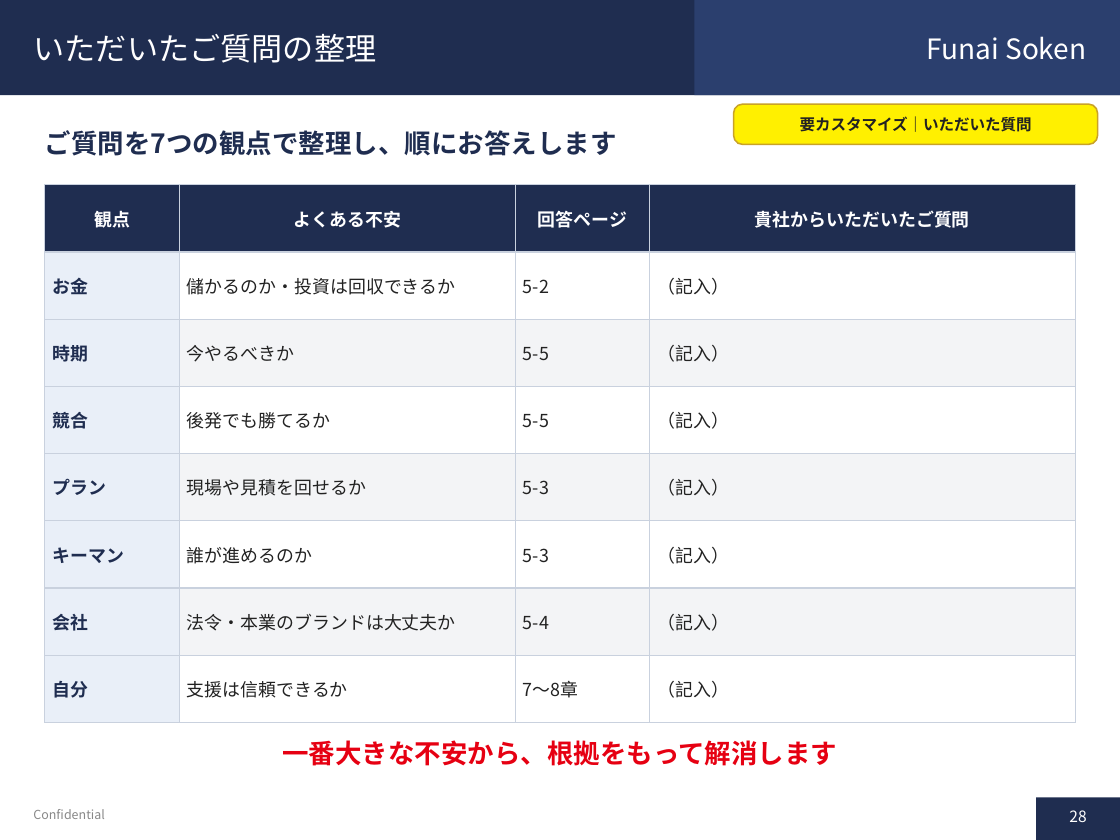
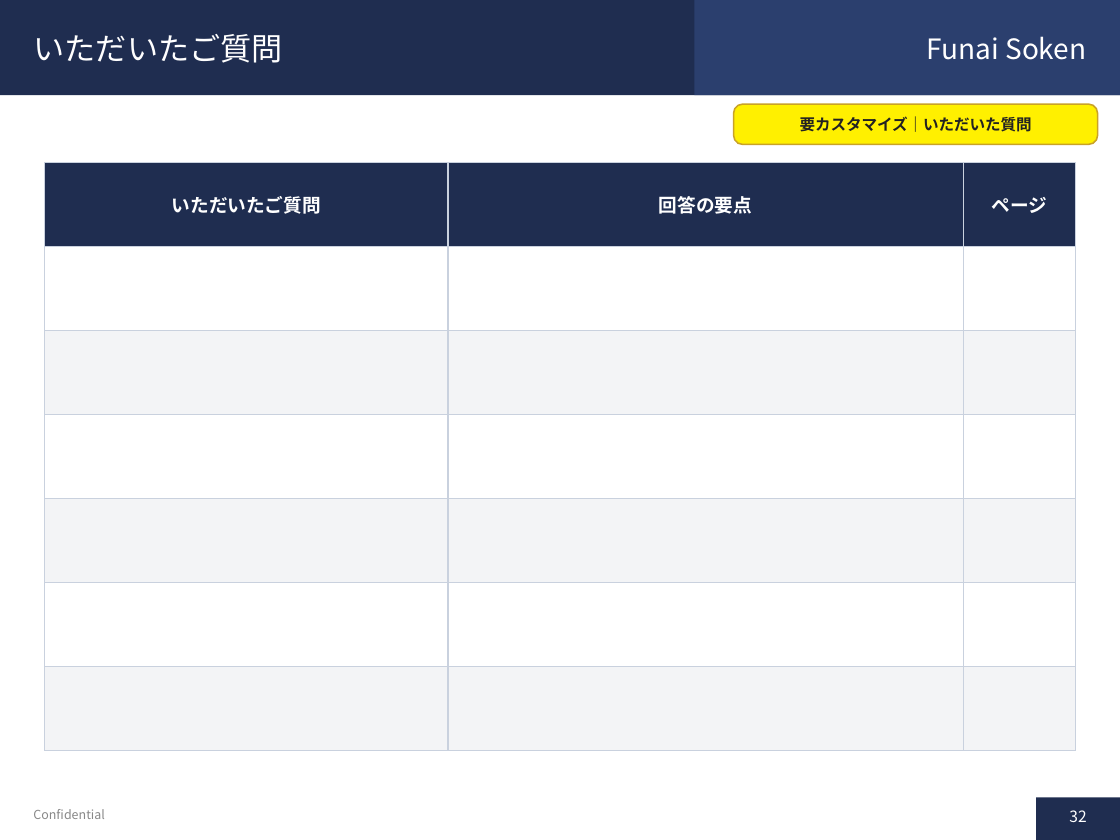
Before and after one commit to soshiro-iki-sys/-, a slide deck: slide 32 of proposals/遺品整理事業_企画書.pptx (slide 28 before the commit). Drawn at 1120x840 pixels with LibreOffice and Linux fonts; fonts in the diff are those of the drawing. Boxes give left, top, right and bottom in pixels: in the first picture for what was removed or moved away, otherwise in the second. Text is boxed around its words. In the diff, an @@ line names an element or a change of style, - is before the commit and + after.

```diff
--- a/proposals/遺品整理事業_企画書.pptx
+++ b/proposals/遺品整理事業_企画書.pptx
@@ title at bbox=[34, 34, 283, 63]: text changed @@
-いただいたご質問の整理
+いただいたご質問
@@ text removed at bbox=[45, 130, 617, 156] @@
-ご質問を7つの観点で整理し、順にお答えします
@@ table added at bbox=[45, 162, 1075, 274], 7 rows, 3 columns @@
+いただいたご質問 | 回答の要点 | ページ
+ |  | 
+ |  | 
+ |  | 
+ |  | 
+ |  | 
+ |  | 
@@ table removed at bbox=[45, 185, 1075, 702], 8 rows, 4 columns @@
-観点 | よくある不安 | 回答ページ | 貴社からいただいたご質問
-お金 | 儲かるのか・投資は回収できるか | 5-2 | （記入）
-時期 | 今やるべきか | 5-5 | （記入）
-競合 | 後発でも勝てるか | 5-5 | （記入）
-プラン | 現場や見積を回せるか | 5-3 | （記入）
-キーマン | 誰が進めるのか | 5-3 | （記入）
-会社 | 法令・本業のブランドは大丈夫か | 5-4 | （記入）
-自分 | 支援は信頼できるか | 7〜8章 | （記入）
@@ text removed at bbox=[282, 740, 837, 766] @@
-一番大きな不安から、根拠をもって解消します
@@ page number at bbox=[1069, 810, 1086, 822]: text changed @@
-28
+32
```
Also in this commit, not shown: 28 other slides changed, 6 slides added, 14 slides removed, 1 other file.
